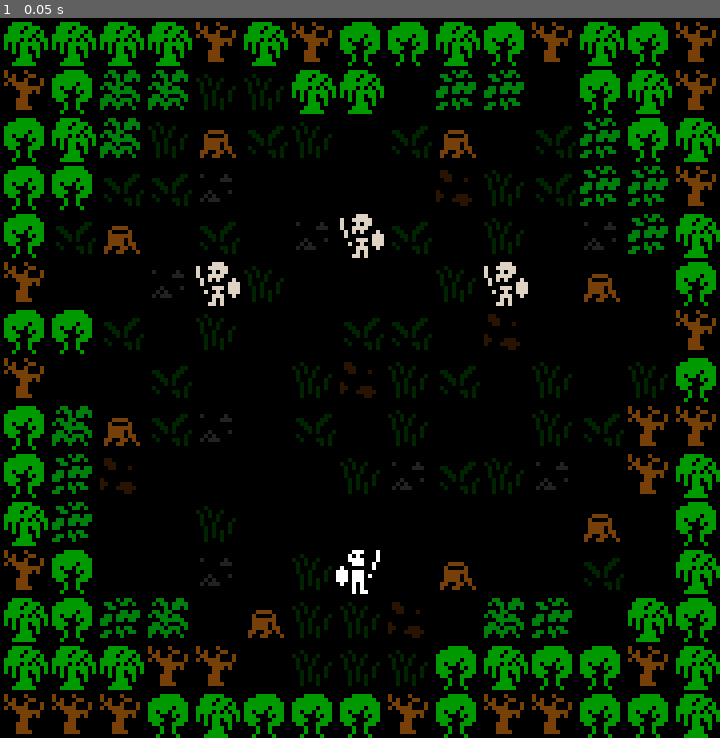
Above: before the commit, frame 1.
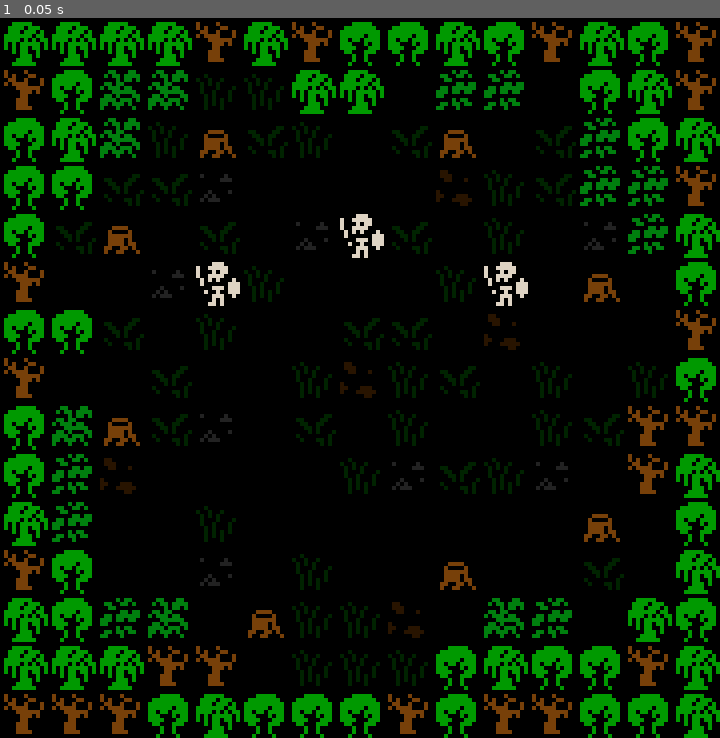
Above: after the commit, the same moment.

Repository: AaronWizard/skeleton-king
Game: Godot game, scene res://data/maps/forest.tscn
The game is run twice, just before and just after one commit, with the same random seed, the same clock (stepped at 60 frames per second) and the same inputs. This scene is started directly instead of the project's main scene.
Inputs:
- Up to frame 1 (0.05 s): no input

The runs differ from the first frame. In frame 1, 0.1% of the frame differs, in the area x 46-53%, y 73-80%.

Commit message:
Map markers and player actor tracking

Diff:
--- a/data/maps/forest.tscn
+++ b/data/maps/forest.tscn
@@ -2,8 +2,8 @@
 
 [ext_resource type="Script" uid="uid://dpfbol1adcken" path="res://src/editing/map_design.gd" id="1_tj7cq"]
 [ext_resource type="TileSet" uid="uid://bdp5lyg86iw6n" path="res://data/terrain/terrain_tileset.tres" id="2_djkcj"]
-[ext_resource type="PackedScene" uid="uid://dcm3v0uigudns" path="res://data/actors/actordesigns/player.tscn" id="3_pq1sv"]
-[ext_resource type="PackedScene" uid="uid://cyspmqdosy6l3" path="res://data/actors/actordesigns/skeleton_fighter.tscn" id="4_cspjw"]
+[ext_resource type="PackedScene" uid="uid://cyspmqdosy6l3" path="res://data/actors/actordesigns/skeleton_fighter.tscn" id="3_pq1sv"]
+[ext_resource type="Script" uid="uid://cbojsf0hklx0q" path="res://src/tiles/tile_object.gd" id="5_cspjw"]
 
 [node name="Forest" type="Node2D"]
 y_sort_enabled = true
@@ -24,18 +24,24 @@
 [node name="Actors" type="Node2D" parent="."]
 y_sort_enabled = true
 
-[node name="Player" parent="Actors" instance=ExtResource("3_pq1sv")]
-position = Vector2(84, 144)
-origin_cell = Vector2i(7, 11)
+[node name="SkeletonFighter" parent="Actors" instance=ExtResource("3_pq1sv")]
+position = Vector2(84, 60)
+origin_cell = Vector2i(7, 4)
 
-[node name="SkeletonFighter" parent="Actors" instance=ExtResource("4_cspjw")]
+[node name="SkeletonFighter2" parent="Actors" instance=ExtResource("3_pq1sv")]
 position = Vector2(48, 72)
 origin_cell = Vector2i(4, 5)
 
-[node name="SkeletonFighter2" parent="Actors" instance=ExtResource("4_cspjw")]
-position = Vector2(84, 60)
-origin_cell = Vector2i(7, 4)
-
-[node name="SkeletonFighter3" parent="Actors" instance=ExtResource("4_cspjw")]
+[node name="SkeletonFighter3" parent="Actors" instance=ExtResource("3_pq1sv")]
 position = Vector2(120, 72)
 origin_cell = Vector2i(10, 5)
+
+[node name="Markers" type="Node2D" parent="."]
+y_sort_enabled = true
+
+[node name="PlayerSpawn" type="Node2D" parent="Markers"]
+position = Vector2(84, 144)
+script = ExtResource("5_cspjw")
+origin_cell = Vector2i(7, 11)
+editor_colour = Color(0.99999994, 0.1880843, 0.66855663, 0.2509804)
+metadata/_custom_type_script = "uid://cbojsf0hklx0q"
--- a/src/actors/actor.gd
+++ b/src/actors/actor.gd
@@ -1,6 +1,8 @@
 @tool
 class_name Actor
 extends TileObject
+
+const _ACTOR_SCENE := preload("uid://bcifsfm6gsylc")
 
 
 @export var data: ActorData:
@@ -27,3 +29,9 @@
 	if not is_node_ready():
 		await ready
 	_sprite.position = pixel_centre
+
+
+static func create_actor(p_data: ActorData) -> Actor:
+	var actor := _ACTOR_SCENE.instantiate() as Actor
+	actor.data = p_data
+	return actor
--- a/src/editing/actor_design.gd
+++ b/src/editing/actor_design.gd
@@ -4,9 +4,6 @@
 
 ## A design version of an actor for placing in [MapDesign] scenes while creating
 ## levels.
-
-const _ACTOR_SCENE := preload("uid://bcifsfm6gsylc")
-
 
 @export var data: ActorData:
 	set(value):
@@ -37,8 +34,7 @@
 
 
 func create_actor() -> Actor:
-	var actor := _ACTOR_SCENE.instantiate() as Actor
-	actor.data = data
+	var actor := Actor.create_actor(data)
 	actor.tile_size = tile_size
 	actor.origin_cell = origin_cell
 	return actor
--- a/src/editing/map_design.gd
+++ b/src/editing/map_design.gd
@@ -6,16 +6,17 @@
 
 const _LAYER_NAME_TERRAIN := "Terrain"
 const _LAYER_NAME_ACTORS := "Actors"
+const _LAYER_NAME_MARKERS := "Markers"
 
 
 var terrain: Array[TileMapLayer]:
 	get:
 		var result: Array[TileMapLayer] = []
 
-		var terrain_layer := get_node(_LAYER_NAME_TERRAIN)
-		if terrain_layer:
-			for layer: TileMapLayer in terrain_layer.get_children():
-				result.append(layer.duplicate())
+		var layer := get_node(_LAYER_NAME_TERRAIN)
+		if layer:
+			for tilemap: TileMapLayer in layer.get_children():
+				result.append(tilemap.duplicate())
 
 		return result
 
@@ -24,10 +25,22 @@
 	get:
 		var result: Array[Actor] = []
 
-		var actor_layer := get_node(_LAYER_NAME_ACTORS)
-		if actor_layer:
-			for design: ActorDesign in actor_layer.get_children():
+		var layer := get_node(_LAYER_NAME_ACTORS)
+		if layer:
+			for design: ActorDesign in layer.get_children():
 				result.append(design.create_actor())
+
+		return result
+
+
+var markers: Array[TileObject]:
+	get:
+		var result: Array[TileObject] = []
+
+		var layer := get_node(_LAYER_NAME_MARKERS)
+		if layer:
+			for marker: TileObject in layer.get_children():
+				result.append(marker.duplicate())
 
 		return result
 
@@ -36,6 +49,7 @@
 	y_sort_enabled = true
 	_init_node(_LAYER_NAME_TERRAIN)
 	_init_node(_LAYER_NAME_ACTORS)
+	_init_node(_LAYER_NAME_MARKERS)
 	update_configuration_warnings()
 
 
@@ -58,6 +72,14 @@
 	else:
 		result.append("No Node2D child named '%s'" % _LAYER_NAME_ACTORS)
 
+	var marker_layer := get_node(_LAYER_NAME_MARKERS)
+	if marker_layer:
+		for c in marker_layer.get_children():
+			if c is not TileObject:
+				result.append("'%s' is not a TileObject" % c.name)
+	else:
+		result.append("No Node2D child named '%s'" % _LAYER_NAME_MARKERS)
+
 	return result
 
 
--- a/src/game/game.gd
+++ b/src/game/game.gd
@@ -1,10 +1,25 @@
 extends Node
 
 @export var initial_map_data: PackedScene
+@export var player_span_marker: StringName
+@export var player_data: ActorData
 
 @onready var _map := $Map as Map
 
 
+var _player: Actor
+
+
 func _ready() -> void:
-	var map_data := initial_map_data.instantiate() as MapDesign
+	_init_player()
+	_load_map(initial_map_data.instantiate() as MapDesign, player_span_marker)
+
+
+func _init_player() -> void:
+	_player = Actor.create_actor(player_data)
+
+
+func _load_map(map_data: MapDesign, player_spawn_marker: StringName) -> void:
 	_map.load_map(map_data)
+	var cell := _map.get_marker_cell(player_spawn_marker)
+	_map.add_actor(_player, cell)
--- a/src/main.tscn
+++ b/src/main.tscn
@@ -1,9 +1,12 @@
-[gd_scene load_steps=3 format=3 uid="uid://bcnibxeonboeb"]
+[gd_scene load_steps=4 format=3 uid="uid://bcnibxeonboeb"]
 
 [ext_resource type="PackedScene" uid="uid://dnpf17kqu168j" path="res://src/game/game.tscn" id="1_eewff"]
 [ext_resource type="PackedScene" uid="uid://c2ix3jhpky8kk" path="res://data/maps/forest.tscn" id="2_gh0ne"]
+[ext_resource type="Resource" uid="uid://febqrfnygkw7" path="res://data/actors/player.tres" id="3_5q4o7"]
 
 [node name="Main" type="Node"]
 
 [node name="Game" parent="." instance=ExtResource("1_eewff")]
 initial_map_data = ExtResource("2_gh0ne")
+player_span_marker = &"PlayerSpawn"
+player_data = ExtResource("3_5q4o7")
--- a/src/maps/map.gd
+++ b/src/maps/map.gd
@@ -11,18 +11,43 @@
 
 @onready var _terrain_layer := $TerrainLayer as TerrainLayer
 @onready var _actor_layer := $ActorLayer as ActorLayer
+@onready var _marker_layer := $MarkerLayer
 
 
 func load_map(design_map: MapDesign) -> void:
 	_clear()
-	for t in design_map.terrain:
-		_terrain_layer.add_child(t)
-	for a in design_map.actors:
-		_actor_layer.add_child(a)
+	for tilemap in design_map.terrain:
+		_terrain_layer.add_child(tilemap)
+	for actor in design_map.actors:
+		_actor_layer.add_child(actor)
+	for marker in design_map.markers:
+		_marker_layer.add_child(marker)
+
+
+func add_actor(actor: Actor, cell: Vector2i) -> void:
+	actor.origin_cell = cell
+	_actor_layer.add_child(actor)
 
 
 func get_actor_on_cell(cell: Vector2i) -> Actor:
 	return _actor_layer.get_actor_on_cell(cell)
+
+
+func has_marker(marker_name: StringName) -> bool:
+	print(NodePath(marker_name))
+	return _marker_layer.has_node(NodePath(marker_name))
+
+
+func get_marker_cell(marker_name: StringName) -> Vector2i:
+	if not has_marker(marker_name):
+		push_error("No marker with name '%s'" % marker_name)
+
+	var result := Vector2.ZERO
+	var tile_object := _marker_layer.get_node(NodePath(marker_name)) \
+			as TileObject
+	if tile_object:
+		result = tile_object.origin_cell
+	return result
 
 
 func _clear() -> void:
--- a/src/maps/map.tscn
+++ b/src/maps/map.tscn
@@ -12,3 +12,5 @@
 
 [node name="ActorLayer" type="Node2D" parent="."]
 script = ExtResource("2_ohcw0")
+
+[node name="MarkerLayer" type="Node2D" parent="."]
